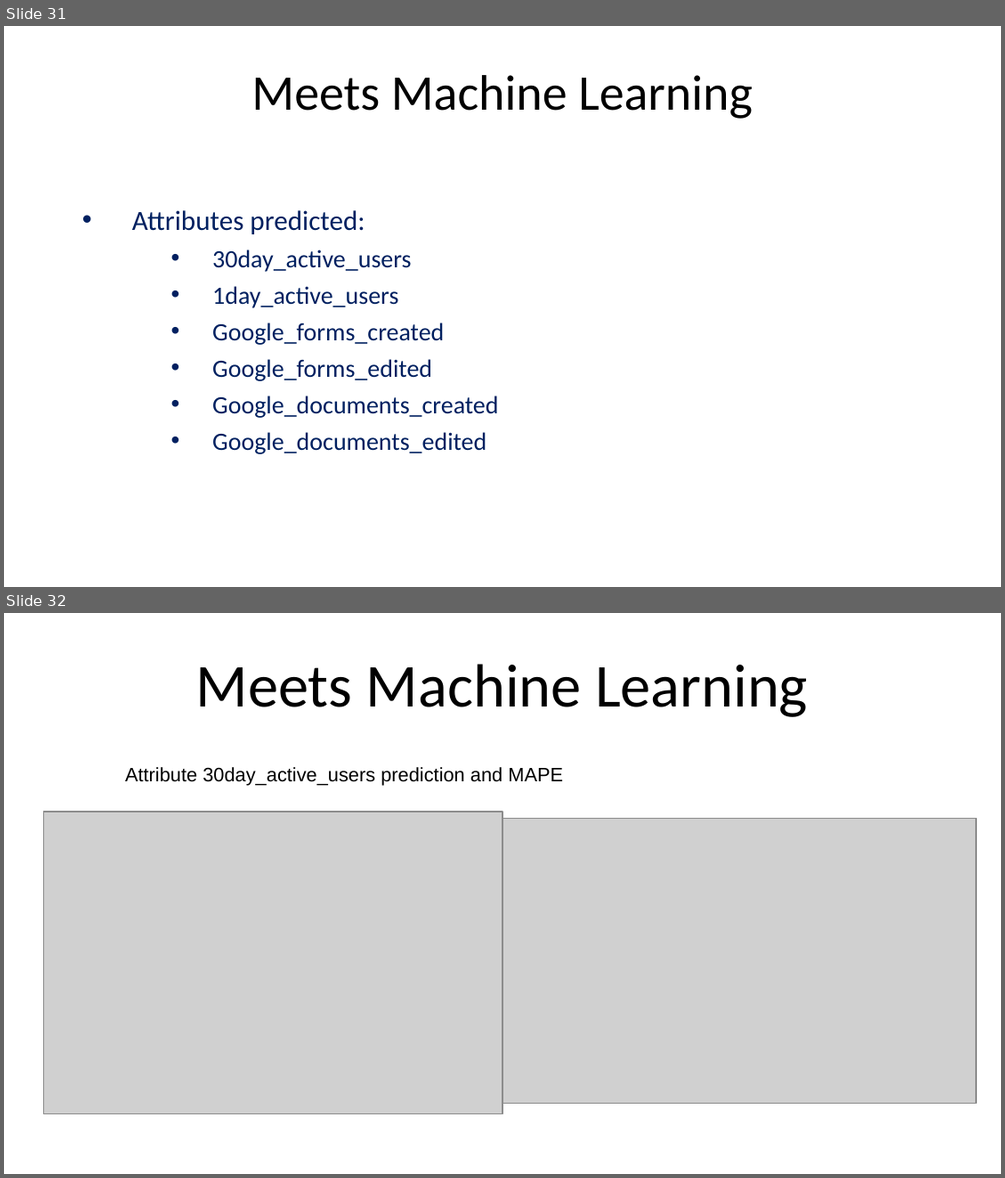
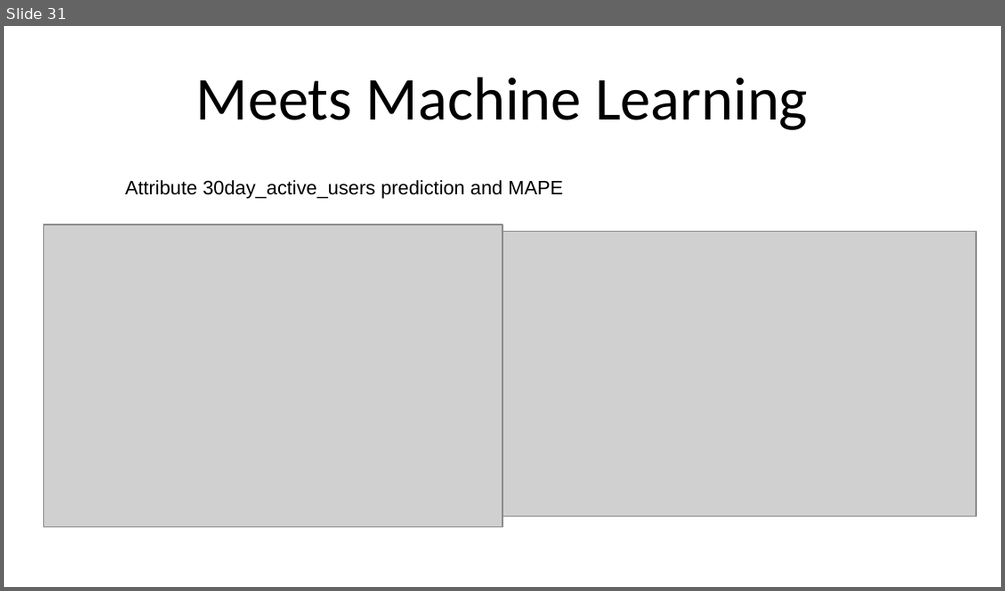
Before and after one commit to UNCG-CSE/G_Suite_Metrics, a slide deck: doc/Gsuite_final.pptx. Shown one above the other, each under a label of ours: slides 31 and 32 before the commit, slide 31 after it. The pictures are 1005x1178 and 1005x591 pixels, drawn with LibreOffice and Linux fonts; fonts in the diff are those of the drawing; grey boxes stand for pictures; background and template pictures are left out. Boxes give left, top, right and bottom in pixels: in the first picture for what was removed or moved away, otherwise in the second. Text is boxed around its words. In the diff, an @@ line names an element or a change of style, - is before the commit and + after.

```diff
--- a/doc/Gsuite_final.pptx
+++ b/doc/Gsuite_final.pptx
@@ slide 31 removed at [4,26,1001,587], background picture (left out) @@
@@ title removed at [251,75,752,119] @@
-Meets Machine Learning
@@ text removed at [132,210,498,454] @@
-• Attributes predicted:
-    • 30day_active_users
-    • 1day_active_users
-    • Google_forms_created
-    • Google_forms_edited
-    • Google_documents_created
-    • Google_documents_edited
@@ what was slide 32 is now slide 31 @@
```
